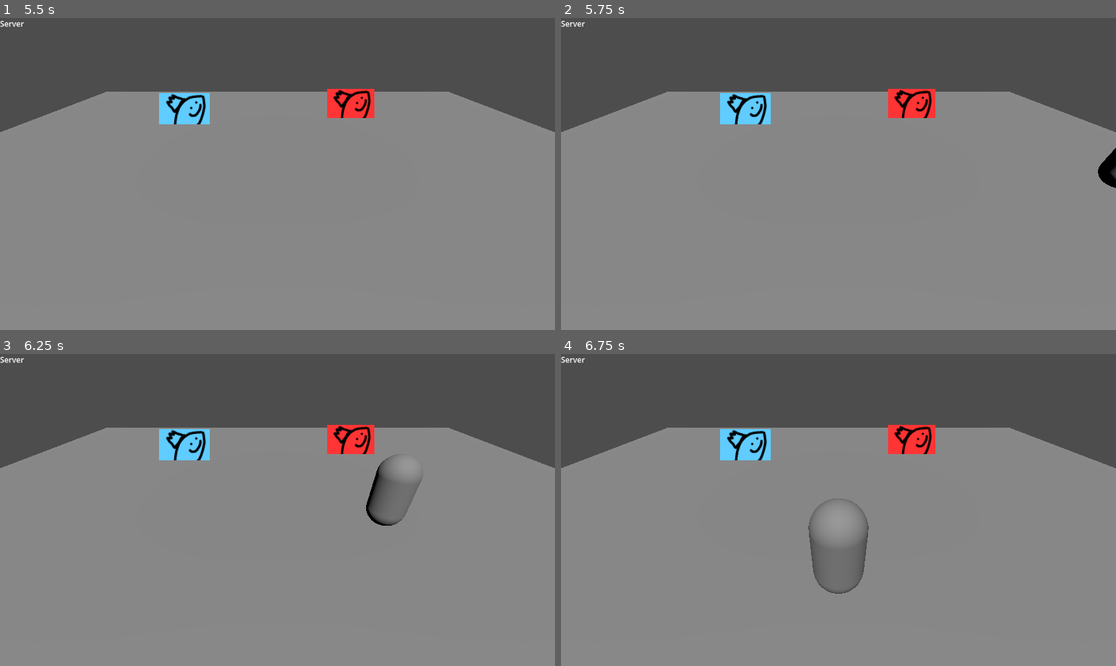
Above: before the commit, frames 1-4 (two rows, left to right).
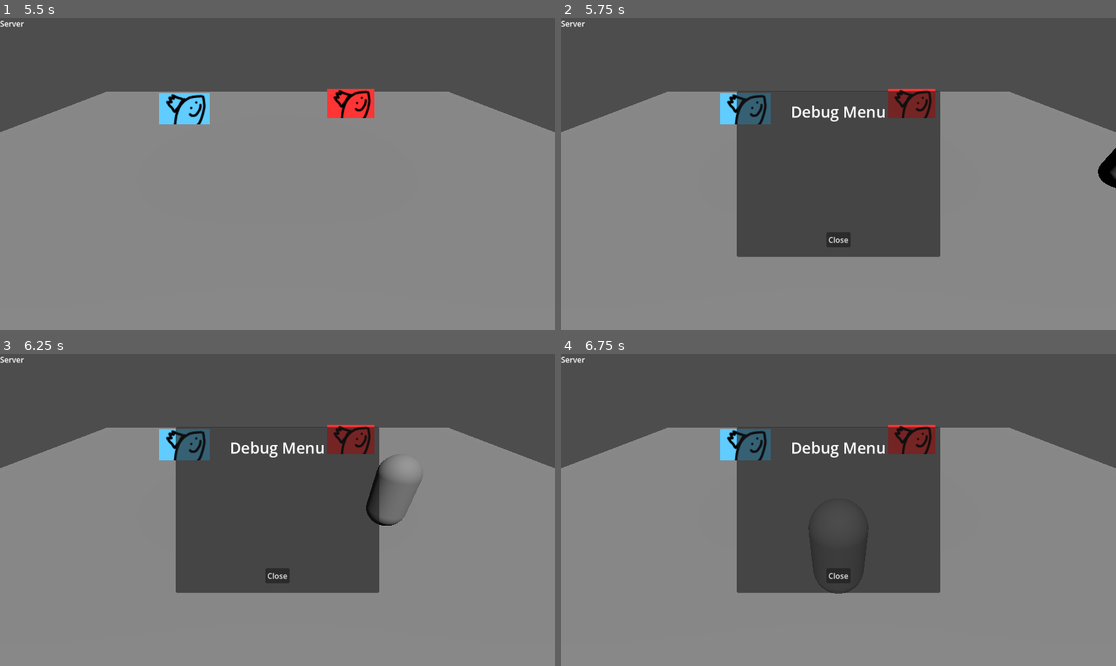
Above: after the commit, the same moments.

Repository: gmuGADIG/King-Fisher
Game: Godot game, scene res://ui/main_menu/main_menu.tscn
Same seed, same stepped clock (60 frames per second), same inputs: the game is played once before the commit and once after it.
Inputs (mouse positions are in pixels of both pictures, inside the frame that each line leads up to):
- Up to frame 1 (5.5 s): click (38, 323) at 0.52 s; type "Alex" at 0.6 s; click "Host" at 1.25 s; tap Enter at 2, 4.25 s; move the mouse to (399, 158) at 2.02 s; hold D (move_right) 2.03-2.78 s; hold \ (print_players) 2.03-2.78 s; move the mouse to (166, 189) at 2.77 s; hold S (move_down) 2.78-3.53 s; right-click (166, 189) at 2.85 s; tap Space at 3.5, 5 s; move the mouse to (333, 105) at 3.52 s; hold D (move_right) 3.53-4.28 s; hold \ (print_players) 3.53-4.28 s; move the mouse to (249, 236) at 4.27 s; hold W (move_up) 4.28-5.03 s; right-click (249, 236) at 4.35 s; move the mouse to (444, 220) at 5.02 s; hold A (move_left) from 5.03 s (still down); hold \ (print_players) from 5.03 s (still down)
- Up to frame 2 (5.75 s): keep holding A (move_left); keep holding \ (print_players); tap ` (debug_menu, bound only after the commit) at 5.65 s
- Up to frame 3 (6.25 s): keep holding A (move_left); move the mouse to (111, 463) at 5.77 s; release \ (print_players) at 5.78 s; right-click (111, 463) at 5.85 s
- Up to frame 4 (6.75 s): move the mouse to (866, 510) at 6.52 s; release A (move_left) at 6.53 s; hold S (move_down) from 6.53 s (still down); hold \ (print_players) from 6.53 s (still down)

Frame 1 is identical in both runs. In frame 2, 19% of the frame differs, in the area x 31-69%, y 23-77%; in frame 3, 19%; in frame 4, 19%.

Commit message:
add debug menu

Diff:
--- a/project.godot
+++ b/project.godot
@@ -23,6 +23,7 @@
 
 Multiplayer="*res://systems/multiplayer.gd"
 Debug="*res://systems/debug.tscn"
+DebugMenu="*uid://bojr30uqdlyje"
 
 [file_customization]
 
@@ -91,6 +92,11 @@
 "events": [Object(InputEventKey,"resource_local_to_scene":false,"resource_name":"","device":-1,"window_id":0,"alt_press …(191 unchanged characters)…
 ]
 }
+debug_menu={
+"deadzone": 0.2,
+"events": [Object(InputEventKey,"resource_local_to_scene":false,"resource_name":"","device":-1,"window_id":0,"alt_pressed":false,"shift_pressed":false,"ctrl_pressed":false,"meta_pressed":false,"pressed":false,"keycode":0,"physical_keycode":96,"key_label":0,"unicode":96,"location":0,"echo":false,"script":null)
+]
+}
 
 [layer_names]
 
--- /dev/null
+++ b/ui/debug_menu/debug_menu.gd
@@ -0,0 +1,11 @@
+extends CanvasLayer
+
+func _ready() -> void:
+	hide()
+
+func _process(_delta: float) -> void:
+	if Input.is_action_just_pressed("debug_menu"):
+		visible = not visible
+
+func _on_close_button_pressed() -> void:
+	hide()
--- /dev/null
+++ b/ui/debug_menu/debug_menu.tscn
@@ -0,0 +1,47 @@
+[gd_scene format=3 uid="uid://bojr30uqdlyje"]
+
+[ext_resource type="Script" uid="uid://bgbsvtifnsja3" path="res://ui/debug_menu/debug_menu.gd" id="1_2lwgs"]
+
+[node name="DebugMenu" type="CanvasLayer" unique_id=1060676430]
+script = ExtResource("1_2lwgs")
+
+[node name="PanelContainer" type="PanelContainer" parent="." unique_id=1623555723]
+anchors_preset = 8
+anchor_left = 0.5
+anchor_top = 0.5
+anchor_right = 0.5
+anchor_bottom = 0.5
+offset_left = -211.0
+offset_top = -172.0
+offset_right = 211.0
+offset_bottom = 172.0
+grow_horizontal = 2
+grow_vertical = 2
+
+[node name="MarginContainer" type="MarginContainer" parent="PanelContainer" unique_id=1645890131]
+layout_mode = 2
+theme_override_constants/margin_left = 20
+theme_override_constants/margin_top = 20
+theme_override_constants/margin_right = 20
+theme_override_constants/margin_bottom = 20
+
+[node name="VBoxContainer" type="VBoxContainer" parent="PanelContainer/MarginContainer" unique_id=45740687]
+layout_mode = 2
+
+[node name="Label" type="Label" parent="PanelContainer/MarginContainer/VBoxContainer" unique_id=1669054951]
+layout_mode = 2
+size_flags_horizontal = 4
+theme_override_font_sizes/font_size = 32
+text = "Debug Menu"
+
+[node name="Separator" type="Control" parent="PanelContainer/MarginContainer/VBoxContainer" unique_id=613846581]
+layout_mode = 2
+size_flags_vertical = 3
+
+[node name="CloseButton" type="Button" parent="PanelContainer/MarginContainer/VBoxContainer" unique_id=1783304823]
+layout_mode = 2
+size_flags_horizontal = 4
+size_flags_vertical = 4
+text = "Close"
+
+[connection signal="pressed" from="PanelContainer/MarginContainer/VBoxContainer/CloseButton" to="." method="_on_close_button_pressed"]
Not shown, added: ui/debug_menu/debug_menu.gd.uid
